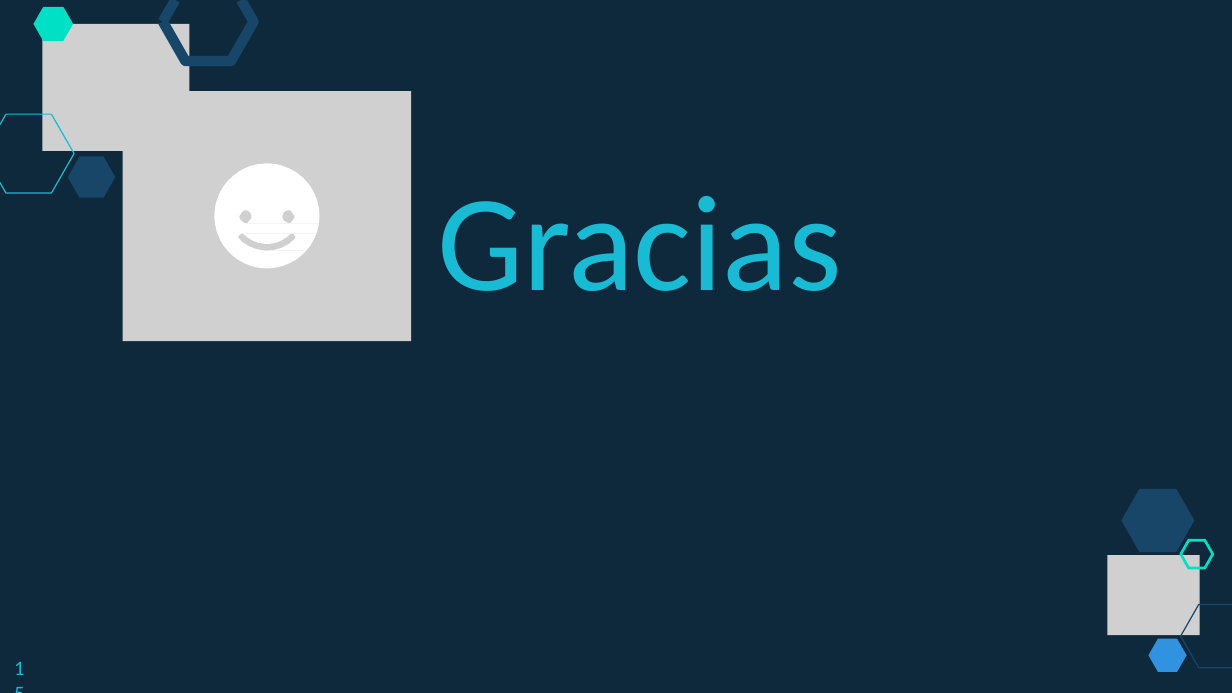
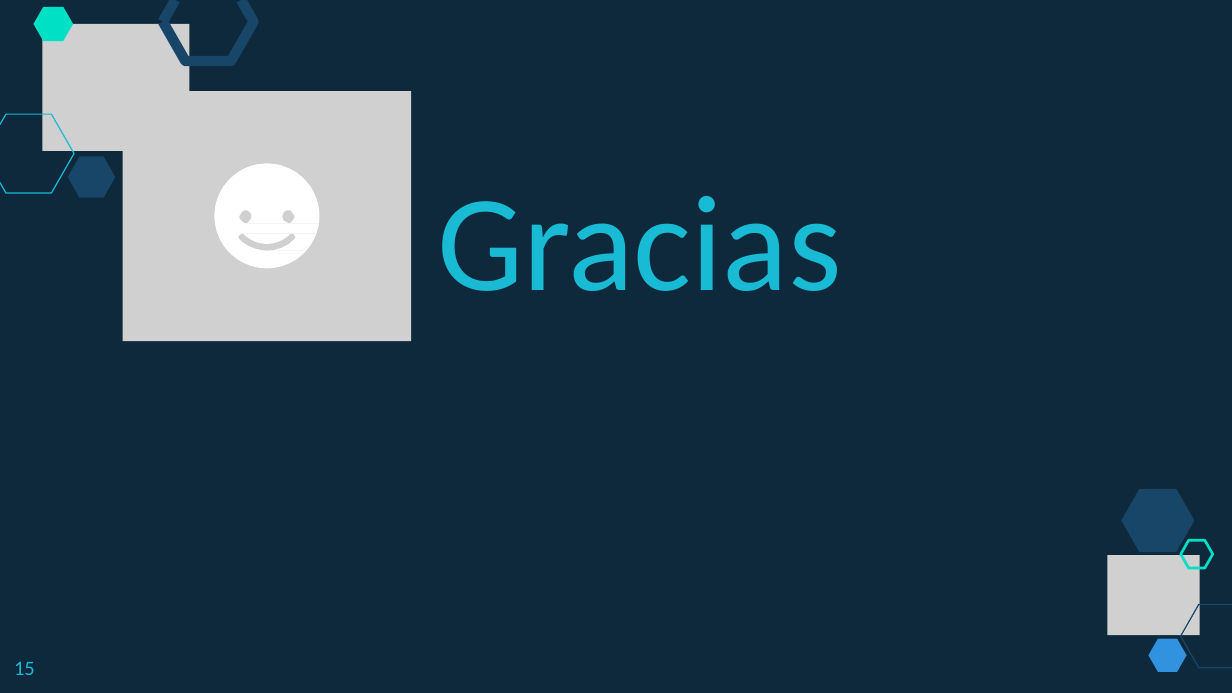
Before and after one commit to lizetheP/PensamientoC, a slide deck: slide 15 of Calendario2019/2_3_ExpresionesMatematicas.pptx. Drawn at 1232x693 pixels with LibreOffice and Linux fonts; fonts in the diff are those of the drawing; grey boxes stand for pictures. Boxes give left, top, right and bottom in pixels: in the first picture for what was removed or moved away, otherwise in the second. Text is boxed around its words. In the diff, an @@ line names an element or a change of style, - is before the commit and + after.

```diff
--- a/Calendario2019/2_3_ExpresionesMatematicas.pptx
+++ b/Calendario2019/2_3_ExpresionesMatematicas.pptx
@@ page number rewrapped from <box>11,655,28,683</box> to <box>14,662,35,675</box> @@
```
Also in this commit, not shown: 4 other slides changed, 47 other files.
